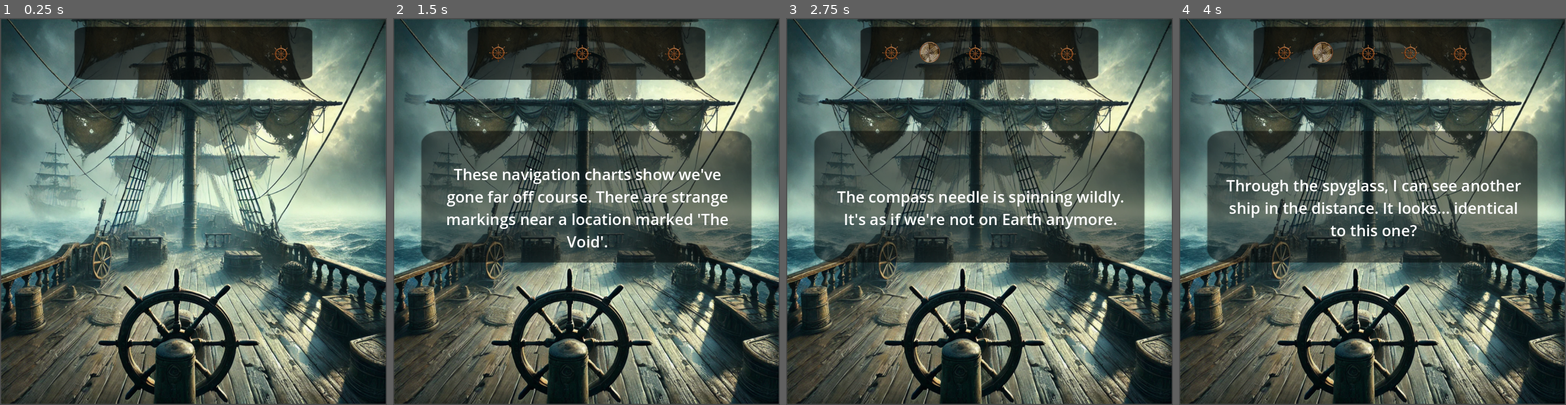
Above: before the commit, frames 1-4 (left to right).
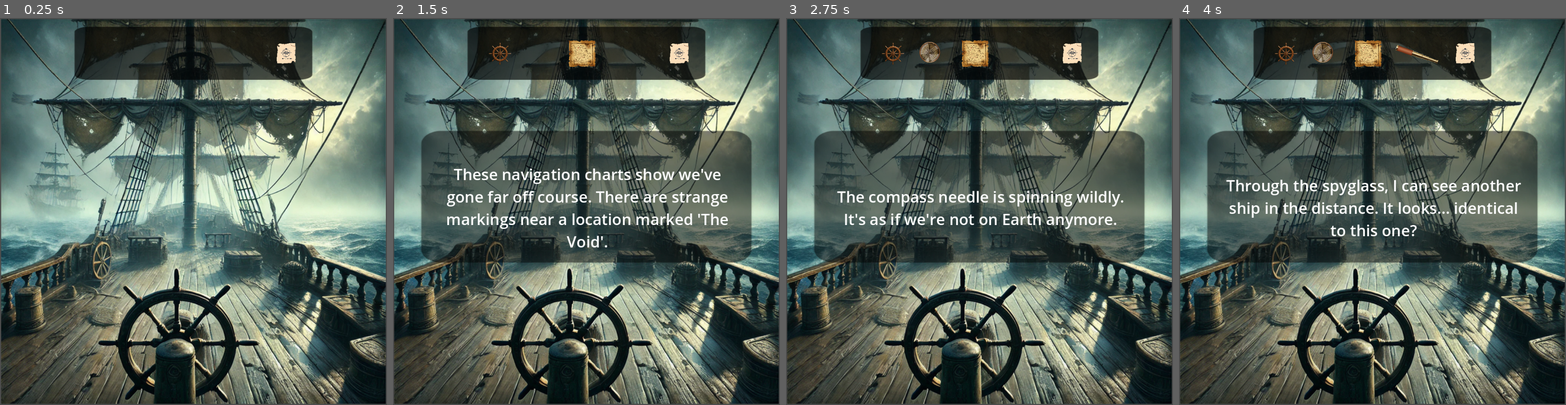
Above: after the commit, the same moments.

Repository: MasonPrather/AWakeInTheDarkKSU
Game: Godot game, scene res://Scenes/bridge.tscn
Same seed, same stepped clock (60 frames per second), same inputs: the game is played once before the commit and once after it. This scene is started directly instead of the project's main scene.
Inputs (mouse positions are in pixels of both pictures, inside the frame that each line leads up to):
- Up to frame 1 (0.25 s): no input
- Up to frame 2 (1.5 s): tap Enter at 0.5 s; move the mouse to (571, 343) at 0.52 s; click (571, 343) at 0.67 s; tap Space at 1.25 s; move the mouse to (737, 312) at 1.27 s; click (737, 312) at 1.42 s
- Up to frame 3 (2.75 s): tap Enter at 2 s; move the mouse to (1111, 196) at 2.02 s; click (1111, 196) at 2.17 s
- Up to frame 4 (4 s): tap Space at 2.75 s; move the mouse to (1237, 184) at 2.77 s; click (1237, 184) at 2.92 s; tap Enter at 3.5 s; move the mouse to (1368, 68) at 3.52 s; click (1368, 68) at 3.67 s

The runs differ from the first frame. In frame 1, 0.3% of the frame differs, in the area x 70-77%, y 6-12%; in frame 2, 0.8%; in frame 3, 0.8%; in frame 4, 1.0%, in the area x 24-77%, y 5-13%.
Error in both runs: Invalid assignment of property or key 'visible' with value of type 'bool' on a base object of type 'null instance'. (res://Scenes/bridge.gd:21)

Commit message:
Finalize item PNGs

Diff:
--- a/awakeinthedark/Scenes/bridge.tscn
+++ b/awakeinthedark/Scenes/bridge.tscn
@@ -8,8 +8,11 @@
 [ext_resource type="AudioStream" uid="uid://ce27ds7ep0ina" path="res://Audio/sfx/item-equip-6904.mp3" id="6_yvg1w"]
 [ext_resource type="Texture2D" uid="uid://ccd6u3bj61i2q" path="res://Art/UI/blackbar0.66.webp" id="7_ifywx"]
 [ext_resource type="Script" path="res://Scripts/Gameplay/dialogue_popup.gd" id="7_tdvn1"]
+[ext_resource type="Texture2D" uid="uid://0glhhrx3oxt0" path="res://Art/Textures/items/old_map.png" id="7_wrx4r"]
 [ext_resource type="Texture2D" uid="uid://dpvd0pwuwd2q" path="res://Art/UI/blackbar0.5.webp" id="8_2ymb4"]
 [ext_resource type="Texture2D" uid="uid://cn0lxndrs846j" path="res://Art/Textures/items/wheel.png" id="8_3exc5"]
+[ext_resource type="Texture2D" uid="uid://cbgfrdvdkpjg1" path="res://Art/Textures/items/spyglass.png" id="8_dmjlo"]
+[ext_resource type="Texture2D" uid="uid://jwictdc2sc4h" path="res://Art/Textures/items/compass_lied_note.png" id="9_30q0t"]
 [ext_resource type="Texture2D" uid="uid://bynlndyaa0rpn" path="res://Art/Textures/items/broken_compass.png" id="9_pg24g"]
 
 [sub_resource type="CircleShape2D" id="CircleShape2D_16bbl"]
@@ -103,8 +106,8 @@
 texture = ExtResource("7_ifywx")
 
 [node name="WheelItem" type="Sprite2D" parent="."]
-position = Vector2(-228, -411)
-scale = Vector2(0.05, 0.05)
+position = Vector2(-223.3, -409.3)
+scale = Vector2(0.0611328, 0.0611328)
 texture = ExtResource("8_3exc5")
 
 [node name="CompassItem" type="Sprite2D" parent="."]
@@ -115,17 +118,18 @@
 [node name="ChartsItem" type="Sprite2D" parent="."]
 position = Vector2(-11, -409)
 scale = Vector2(0.05, 0.05)
-texture = ExtResource("8_3exc5")
+texture = ExtResource("7_wrx4r")
 
 [node name="SpyglassItem" type="Sprite2D" parent="."]
-position = Vector2(98, -411)
-scale = Vector2(0.05, 0.05)
-texture = ExtResource("8_3exc5")
+position = Vector2(115, -406)
+rotation = 0.334338
+scale = Vector2(0.00899015, 0.00899015)
+texture = ExtResource("8_dmjlo")
 
 [node name="FinalNote" type="Sprite2D" parent="."]
-position = Vector2(226, -408)
-scale = Vector2(0.05, 0.05)
-texture = ExtResource("8_3exc5")
+position = Vector2(244, -405)
+scale = Vector2(0.087963, 0.087963)
+texture = ExtResource("9_30q0t")
 
 [node name="Popup" type="Control" parent="." node_paths=PackedStringArray("dialogue_label")]
 visible = false
Binary file added: awakeinthedark/Art/Textures/items/spyglass.png
Not shown, added: awakeinthedark/Art/Textures/items/spyglass.png.import
Not shown: 1 places in awakeinthedark/Scenes/bridge.tscn that only renumber resources
